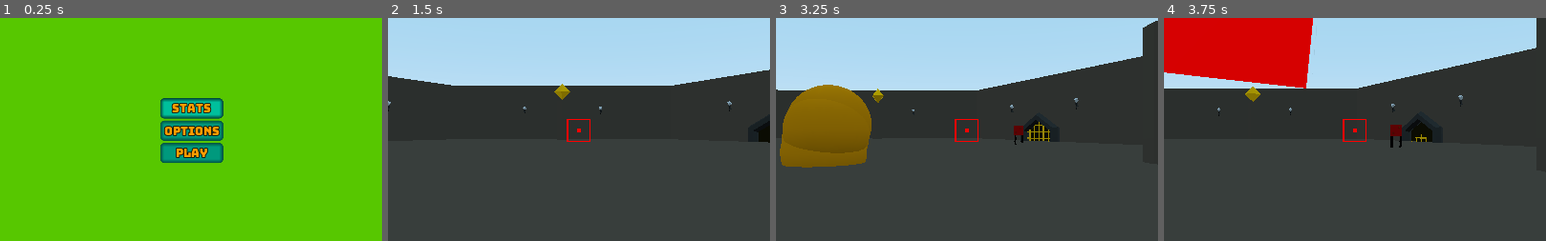
Above: before the commit, frames 1-4 (left to right).
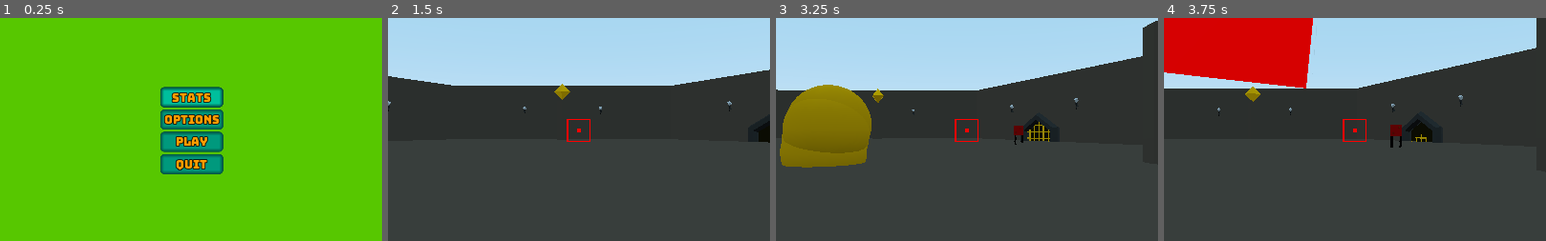
Above: after the commit, the same moments.

Repository: the-alex-g/PolyhedralArena
Game: Godot game, scene res://Menu/MainMenu.tscn
Two runs of this game, one before a commit and one after it. Both use one fixed random seed, a clock stepped at 60 frames per second and the inputs below.
Inputs:
- Up to frame 1 (0.25 s): no input
- Up to frame 2 (1.5 s): click "Play" at 0.5 s; tap Enter at 1.25 s; hold D (right) from 1.28 s (still down); hold Space (throw) from 1.28 s (still down)
- Up to frame 3 (3.25 s): release D (right) at 2.03 s; release Space (throw) at 2.03 s; hold S (backward) 2.03-2.78 s; tap Space (throw) at 2.1 s; hold D (right) from 2.78 s (still down); hold Space (throw) from 2.78 s (still down)
- Up to frame 4 (3.75 s): release D (right) at 3.53 s; release Space (throw) at 3.53 s; hold W (forward) from 3.53 s (still down); tap Space (throw) at 3.6 s
The pictures show only the part of the screen within x 25-75%, y 25-75%; the shares and areas given below are measured in that part.

The runs differ from the first frame. In frame 1, 5.6% of the frame differs, in the area x 42-59%, y 30-71%; in frame 2, nothing differs; in frame 3, less than 0.1%; in frame 4, nothing differs.

Commit message:
Add quit button

Diff:
--- a/project/Effects/Explosion.gd
+++ b/project/Effects/Explosion.gd
@@ -12,5 +12,5 @@
 		queue_free()
 	if _time < 1:
 		_time += delta * speed_scale
-	var custom_color = lerp(Color.yellow, Color.red, _time)
+	var custom_color = lerp(Color.yellow, Color.orangered, _time)
 	mesh.material.albedo_color = custom_color
--- a/project/Menu/MainMenu.gd
+++ b/project/Menu/MainMenu.gd
@@ -25,8 +25,7 @@
 	_options_menu.visible = false
 	var err = _config.load(CONFIGPATH)
 	if err != OK:
-		print("could not load config")
-		return
+		_config.save(CONFIGPATH)
 	_update_stats()
 	$OptionsMenu/VBoxContainer2/Music.pressed = !AudioServer.is_bus_mute(_music)
 	$OptionsMenu/VBoxContainer2/SFX.pressed = !AudioServer.is_bus_mute(_sfx)
@@ -81,3 +80,7 @@
 
 func _on_Fullscreen_toggled(button_pressed:bool)->void:
 	OS.window_fullscreen = button_pressed
+
+
+func _on_QuitButton_pressed()->void:
+	get_tree().quit()
--- a/project/Menu/MainMenu.tscn
+++ b/project/Menu/MainMenu.tscn
@@ -104,6 +104,12 @@
 margin_bottom = 89.0
 text = "Play"
 
+[node name="QuitButton" type="Button" parent="VBoxContainer"]
+margin_top = 93.0
+margin_right = 88.0
+margin_bottom = 120.0
+text = "Quit"
+
 [node name="StatMenu" type="Panel" parent="."]
 visible = false
 anchor_right = 1.0
@@ -327,6 +333,7 @@
 [connection signal="pressed" from="VBoxContainer/StatButton" to="." method="_on_StatButton_pressed"]
 [connection signal="pressed" from="VBoxContainer/Options" to="." method="_on_Options_pressed"]
 [connection signal="pressed" from="VBoxContainer/PlayButton" to="." method="_on_PlayButton_pressed"]
+[connection signal="pressed" from="VBoxContainer/QuitButton" to="." method="_on_QuitButton_pressed"]
 [connection signal="pressed" from="StatMenu/VBoxContainer7/BackButton" to="." method="_on_BackButton_pressed"]
 [connection signal="pressed" from="StatMenu/VBoxContainer7/ClearButton" to="." method="_on_ClearButton_pressed"]
 [connection signal="toggled" from="OptionsMenu/VBoxContainer2/Music" to="." method="_on_Music_toggled"]
